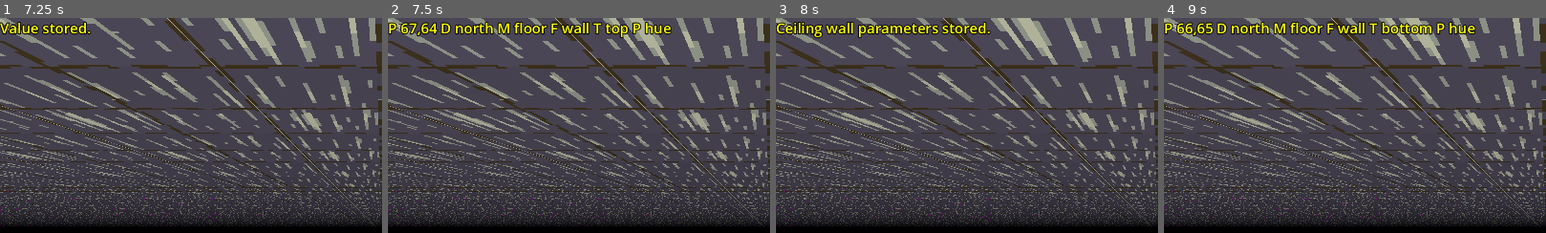
Above: before the commit, frames 1-4 (left to right).
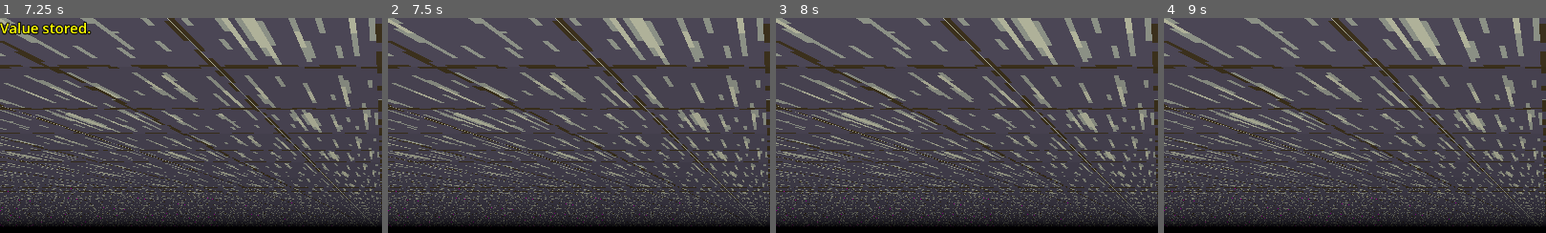
Above: after the commit, the same moments.

Repository: paulguy/3d-dungeon-test
Game: Godot game, scene res://game.tscn
The game is run twice, just before and just after one commit, with the same random seed, the same clock (stepped at 60 frames per second) and the same inputs.
Inputs:
- Up to frame 1 (7.25 s): tap Enter at 0.5, 2, 3.5 s; hold D (strafe right) 0.53-1.28 s; tap Y (ceiling) at 0.6, 3.8, 5.1 s; tap H (face) at 0.8, 1.35, 4.55 s; tap Space at 1.25, 2.75, 4.25 s; hold S (back) 1.28-2.03 s; tap N (floor) at 1.55, 2.1, 5.3 s; hold D (strafe right) 2.03-2.78 s; tap B (heights) at 2.3, 2.85, 6.05 s; hold W (forward) 2.78-3.53 s; tap M (value) at 3.05, 3.6, 6.8 s; hold A (strafe left) 3.53-5.03 s; tap Shift (alternate function) at 4.35 s; hold S (back) 5.03-5.78 s; hold D (strafe right) 5.78-6.53 s; tap I (cycle face) at 5.85 s; hold W (forward) from 6.53 s (still down); tap U (cycle mesh) at 6.6 s
- Up to frame 2 (7.5 s): release W (forward) at 7.28 s; hold D (strafe right) from 7.28 s (still down); tap P (cycle parameter) at 7.35 s
- Up to frame 3 (8 s): keep holding D (strafe right); tap Y (ceiling) at 7.55 s
- Up to frame 4 (9 s): release D (strafe right) at 8.03 s; hold S (back) 8.03-8.78 s; tap O (cycle tb) at 8.1 s; tap H (face) at 8.3 s; hold A (strafe left) from 8.78 s (still down); tap J (dec parameter) at 8.85 s
The pictures show only the part of the screen within x 0-50%, y 0-50%; the shares and areas given below are measured in that part.

Frame 1 is identical in both runs. In frame 2, 2.7% of the frame differs, in the area x 0-75%, y 1-10%; in frame 3, 2.3%; in frame 4, 3.0%, in the area x 0-82%, y 1-9%.

Commit message:
Implement basic "play mode"
Nothing very interactive, but the basis for being able to move around
the world in a sensible way with collisions and stepping up and falling.

Diff:
--- a/game.gd
+++ b/game.gd
@@ -1,14 +1,21 @@
 extends Node3D
 
-# TODO: copy/paste face
-#       that ugly stripe along left of center (worked around with 2x MSAA, not "fixed")
+# TODO: that ugly stripe along left of center (worked around with 2x MSAA, not "fixed")
 #       box select/operations
+
+const DEFAULT_EYE_HEIGHT : float = 0.5
+const PLAYER_HEIGHT : float = 0.8
+const CLIMB_HEIGHT : float = 0.5
+const FIT_HEIGHT : float = 0.4
+const GRAVITY : float = 0.8
 
 @onready var terrain : Node3D = $'Terrain Map'
 @onready var hud_status : Label = $'HUD/Status'
 
+var play_mode : bool = false
+
 var view_depth : int = 49
-var eye_height : float = 0.5
+var eye_height : float = DEFAULT_EYE_HEIGHT
 var world_width : int = 128
 var world_height : int = 128
 var fog_power : float = 0.5
@@ -45,6 +52,12 @@
 var text_entry_text : String = ""
 var text_entry_cb : Callable = NO_CB
 
+var play_pos : Vector2i = Vector2i.ZERO
+var play_dir : int = 0
+var play_height : float = 0.0
+var floor_height : float = 0.0
+var play_fall_vel : float = 0.0
+
 # ceiling, floor
 var mesh : int = 0
 # horiz, wall
@@ -64,6 +77,12 @@
 																	MapParameters.parameter_string(parameter)], "{}")
 	else:
 		hud_status.text = status_str
+
+func status_visibility(v : bool):
+	if v:
+		hud_status.visible = true
+	else:
+		hud_status.visible = false
 
 func set_fog_color():
 	$'WorldEnvironment'.environment.background_color = fog_color
@@ -128,8 +147,9 @@
 		fog_power = val
 		terrain.set_fog_power(fog_power)
 
-func get_parameter(m : int = -1, f : int = -1, t : int = -1, p : int = -1) -> float:
-	var fp : Vector2i = get_facing_pos()
+func get_parameter(m : int = -1, f : int = -1, t : int = -1, p : int = -1, d_pos = null) -> float:
+	if d_pos == null:
+		d_pos = get_facing_pos()
 
 	var r_mesh : int = mesh
 	var r_face : int = face
@@ -145,7 +165,7 @@
 		r_param = p
 
 	if r_param <= MapParameters.GEOMETRY_PARAMETERS_MAX:
-		return terrain.get_val(r_mesh, r_face, dir, r_tb, r_param, fp)
+		return terrain.get_val(r_mesh, r_face, dir, r_tb, r_param, d_pos)
 	elif r_param == MapParameters.FOG_COLOR_R:
 		return fog_color.r
 	elif r_param == MapParameters.FOG_COLOR_G:
@@ -155,17 +175,6 @@
 	elif r_param == MapParameters.FOG_POWER:
 		return fog_power
 	return 0.0
-
-func _ready():
-	terrain.set_texture(textures)
-	terrain.set_view(view_depth, $'Camera3D'.fov)
-	terrain.init_empty_world(Vector2i(world_width, world_height))
-	terrain.set_eye_height(eye_height)
-	set_fog_color()
-	terrain.set_fog_power(fog_power)
-	terrain.set_pos(pos)
-	terrain.set_dir(dir)
-	status()
 
 func set_text_entry_mode(cb : Callable, prefix : String = "", def : String = ""):
 	text_entry_prefix = prefix
@@ -246,20 +255,65 @@
 	if num.is_valid_float():
 		stored = num.to_float()
 
-func move(f_amount : int, s_amount : int = 0):
+func phys_move(d_pos : Vector2i):
+	var d_heights : Array[float] = [get_parameter(MapParameters.CEILING,
+												  MapParameters.HORIZ,
+												  MapParameters.TOP,
+												  MapParameters.HEIGHT,
+												  d_pos),
+									get_parameter(MapParameters.CEILING,
+												  MapParameters.HORIZ,
+												  MapParameters.BOTTOM,
+												  MapParameters.HEIGHT,
+												  d_pos),
+									get_parameter(MapParameters.FLOOR,
+												  MapParameters.HORIZ,
+												  MapParameters.TOP,
+												  MapParameters.HEIGHT,
+												  d_pos),
+									get_parameter(MapParameters.FLOOR,
+												  MapParameters.HORIZ,
+												  MapParameters.BOTTOM,
+												  MapParameters.HEIGHT,
+												  d_pos)]
+	# get the destination spot floor height, and whether the player can even traverse to it
+	var d_floor = -1
+	if play_height > d_heights[0] - CLIMB_HEIGHT:
+		d_floor = 0
+	elif play_height > d_heights[2] - CLIMB_HEIGHT and \
+		 d_heights[1] - d_heights[2] > FIT_HEIGHT:
+		d_floor = 2
+
+	if d_floor >= 0:
+		floor_height = d_heights[d_floor]
+		if play_height < floor_height:
+			# if player is coming from a lower level, climb up
+			play_height = floor_height
+		pos = d_pos
+
+		terrain.set_eye_height(play_height + DEFAULT_EYE_HEIGHT)
+
+func move(f_amount : int, s_amount : int = 0, physics : bool = false):
+	var d_pos : Vector2i = pos
+
 	match dir:
 		MapParameters.NORTH:
-			pos.y -= f_amount
-			pos.x += s_amount
+			d_pos.y -= f_amount
+			d_pos.x += s_amount
 		MapParameters.EAST:
-			pos.x += f_amount
-			pos.y += s_amount
+			d_pos.x += f_amount
+			d_pos.y += s_amount
 		MapParameters.SOUTH:
-			pos.y += f_amount
-			pos.x -= s_amount
+			d_pos.y += f_amount
+			d_pos.x -= s_amount
 		_: # west
-			pos.x -= f_amount
-			pos.y -= s_amount
+			d_pos.x -= f_amount
+			d_pos.y -= s_amount
+
+	if physics:
+		phys_move(d_pos)
+	else:
+		pos = d_pos
 
 func spin(amount : int):
 	dir += amount
@@ -269,7 +323,7 @@
 	elif dir > 3:
 		dir = 0
 
-func _process(_delta : float):
+func editor_process():
 	var update_pos : bool = false
 	var update_dir : bool = false
 	var update_eye_height : bool = false
@@ -277,6 +331,18 @@
 	var alternate : bool = false
 
 	if text_entry_cb == NO_CB:
+		if Input.is_action_pressed(&'play'):
+			play_mode = true
+			play_dir = dir
+			play_pos = pos
+			play_height = get_parameter(MapParameters.FLOOR,
+										MapParameters.HORIZ,
+										MapParameters.TOP,
+										MapParameters.HEIGHT,
+										pos)
+			status_visibility(false)
+			return
+
 		if Input.is_action_pressed(&'alternate function'):
 			alternate = true
 
@@ -312,6 +378,7 @@
 
 		if update_pos:
 			terrain.set_pos(pos)
+			update_eye_height = true
 			update_status = true
 
 		if update_dir:
@@ -443,8 +510,74 @@
 			update_eye_height = true
 
 		if update_eye_height:
-			terrain.set_eye_height(eye_height)
+			terrain.set_eye_height(get_parameter(MapParameters.FLOOR,
+												 MapParameters.HORIZ,
+												 MapParameters.TOP,
+												 MapParameters.HEIGHT,
+												 pos) + eye_height)
 
 		if update_status:
 			status()
 			update_status = false
+
+func play_process(delta : float):
+	var update_pos : bool = false
+	var update_dir : bool = false
+
+	if play_height > floor_height:
+		play_fall_vel += GRAVITY * delta
+		play_height -= play_fall_vel * delta
+		if play_height <= floor_height:
+			play_height = floor_height
+			play_fall_vel = 0.0
+
+		terrain.set_eye_height(play_height + DEFAULT_EYE_HEIGHT)
+	else:
+		if Input.is_action_just_pressed(&'forward'):
+			move(1, 0, true)
+			update_pos = true
+
+		if Input.is_action_just_pressed(&'back'):
+			move(-1, 0, true)
+			update_pos = true
+
+		if Input.is_action_just_pressed(&'strafe left'):
+			move(0, -1, true)
+			update_pos = true
+
+		if Input.is_action_just_pressed(&'strafe right'):
+			move(0, 1, true)
+			update_pos = true
+
+		if Input.is_action_just_pressed(&'turn left'):
+			spin(-1)
+			update_dir = true
+
+		if Input.is_action_just_pressed(&'turn right'):
+			spin(1)
+			update_dir = true
+
+		if update_pos:
+			terrain.set_pos(pos)
+			update_status = true
+
+		if update_dir:
+			terrain.set_dir(dir)
+			update_status = true
+
+func _ready():
+	terrain.set_texture(textures)
+	terrain.set_view(view_depth, $'Camera3D'.fov)
+	terrain.init_empty_world(Vector2i(world_width, world_height))
+	terrain.set_eye_height(eye_height)
+	set_fog_color()
+	terrain.set_fog_power(fog_power)
+	terrain.set_pos(pos)
+	terrain.set_dir(dir)
+	status()
+
+func _process(delta : float):
+	if play_mode:
+		play_process(delta)
+	else:
+		editor_process()
--- a/project.godot
+++ b/project.godot
@@ -152,6 +152,11 @@
 "events": [Object(InputEventKey,"resource_local_to_scene":false,"resource_name":"","device":-1,"window_id":0,"alt_press …(191 unchanged characters)…
 ]
 }
+play={
+"deadzone": 0.2,
+"events": [Object(InputEventKey,"resource_local_to_scene":false,"resource_name":"","device":-1,"window_id":0,"alt_pressed":false,"shift_pressed":false,"ctrl_pressed":false,"meta_pressed":false,"pressed":false,"keycode":0,"physical_keycode":80,"key_label":0,"unicode":112,"location":0,"echo":false,"script":null)
+]
+}
 
 [rendering]
 
--- a/terrain multimesh.gdshader
+++ b/terrain multimesh.gdshader
@@ -263,7 +263,7 @@
 	VERTEX.y = ((top_vert * fceiling_mesh) * mesh_face_heights.r) +
 			   ((bottom_vert * fceiling_mesh) * mesh_face_heights.g) +
 			   ((top_vert * ffloor_mesh) * mesh_face_heights.b) +
-			   ((bottom_vert * ffloor_mesh) * mesh_face_heights.a) - view_height - eye_height;
+			   ((bottom_vert * ffloor_mesh) * mesh_face_heights.a) - eye_height;
 	VERTEX = (MODELVIEW_MATRIX * vec4(VERTEX, 1.0)).xyz;
 	NORMAL = normalize((MODELVIEW_MATRIX * vec4(NORMAL, 0.0)).xyz);
 	BINORMAL = normalize((MODELVIEW_MATRIX * vec4(BINORMAL, 0.0)).xyz);
